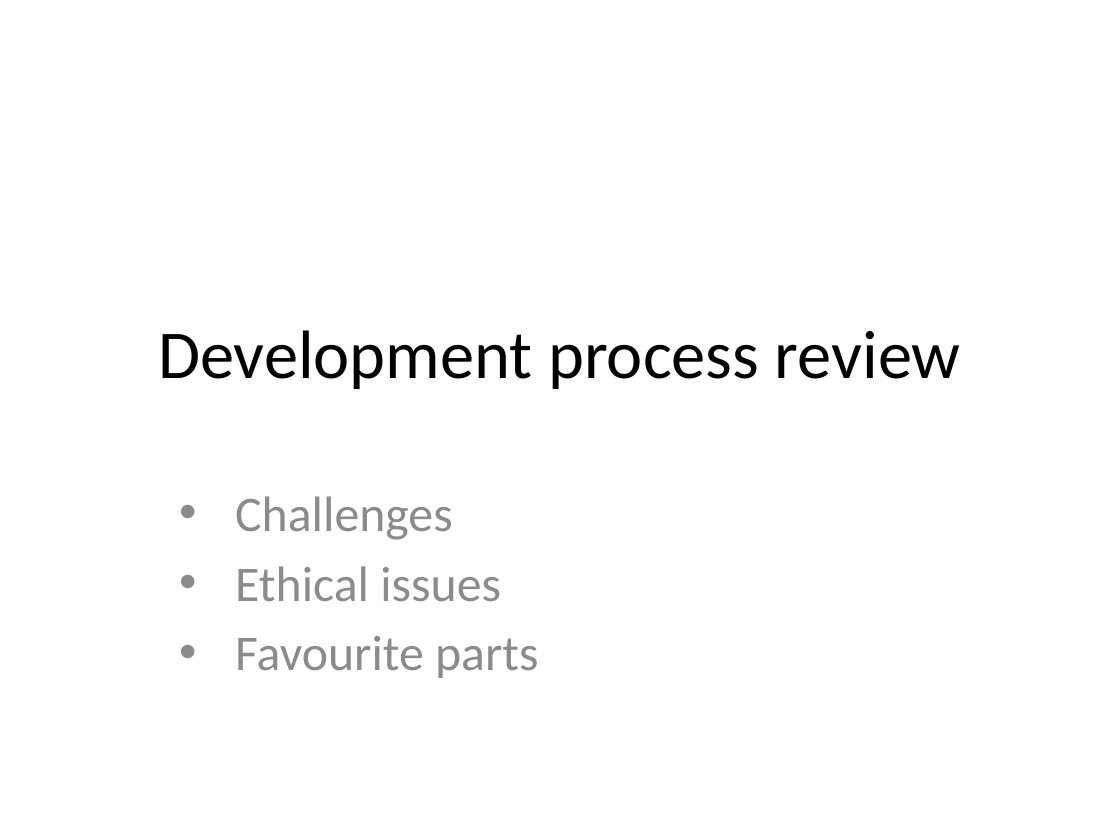
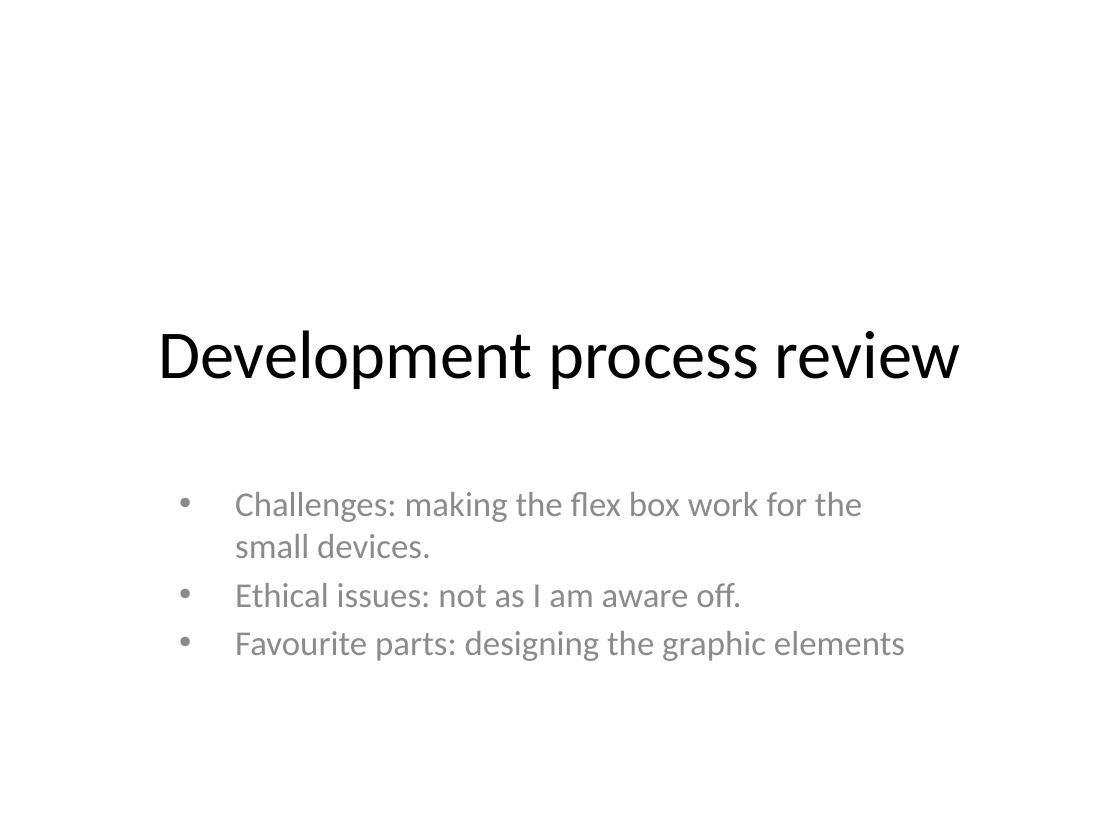
Before and after one commit to stuWolf/WolfgangStueckleT1A2, a slide deck: slide 6 of ppt/Slide Deck.pptx (slide 3 before the commit). Drawn at 1120x840 pixels with LibreOffice and Linux fonts; fonts in the diff are those of the drawing. Boxes give left, top, right and bottom in pixels: in the first picture for what was removed or moved away, otherwise in the second. Text is boxed around its words. In the diff, an @@ line names an element or a change of style, - is before the commit and + after.

```diff
--- a/ppt/Slide Deck.pptx
+++ b/ppt/Slide Deck.pptx
@@ subtitle at [235, 492, 905, 661]: text changed; size 32 to 22.4 pt @@
-• Challenges
-• Ethical issues
-• Favourite parts
+• Challenges: making the flex box work for the small devices.
+• Ethical issues: not as I am aware off.
+• Favourite parts: designing the graphic elements
```
Also in this commit, not shown: 2 other slides changed, 3 slides added, 14 other files.
